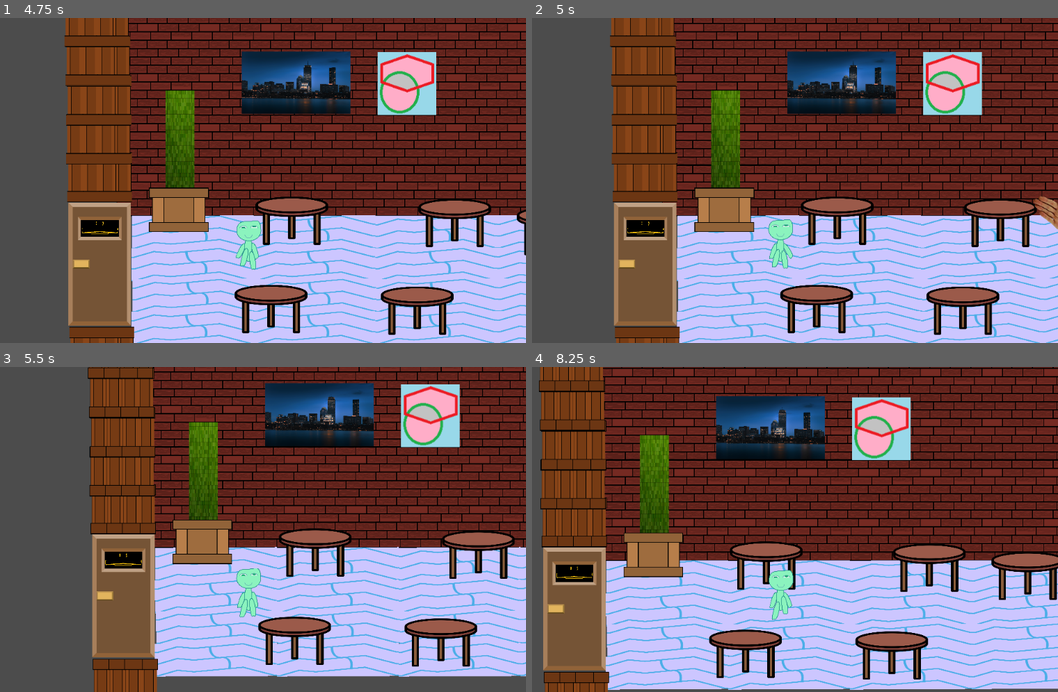
Above: before the commit, frames 1-4 (two rows, left to right).
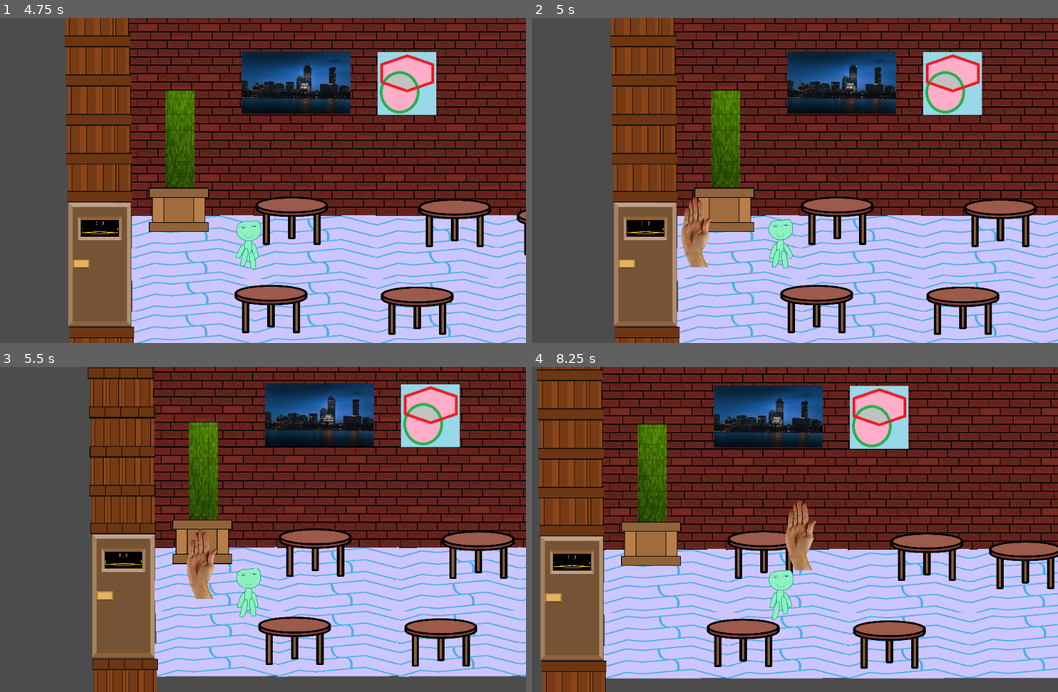
Above: after the commit, the same moments.

Repository: AGarciaNY/impossible_five_game_jam2023
Game: Godot game, scene res://game/gameplay.tscn
Two runs of this game, one before a commit and one after it. Both use one fixed random seed, a clock stepped at 60 frames per second and the inputs below. This scene is started directly instead of the project's main scene.
Inputs:
- Up to frame 1 (4.75 s): tap Enter at 0.5 s; hold Right (ui_right) 0.53-1.28 s; hold Down (ui_down) 1.28-2.03 s; hold Right (ui_right) 2.03-2.78 s; hold Up (ui_up) 2.78-3.53 s; hold Left (ui_left) from 3.53 s (still down)
- Up to frame 2 (5 s): keep holding Left (ui_left)
- Up to frame 3 (5.5 s): release Left (ui_left) at 5.03 s; hold Down (ui_down) from 5.03 s (still down)
- Up to frame 4 (8.25 s): release Down (ui_down) at 5.78 s; hold Right (ui_right) 5.78-6.53 s; hold Up (ui_up) 6.53-7.28 s; hold Right (ui_right) 7.28-8.03 s; hold Down (ui_down) from 8.03 s (still down)

Frame 1 is identical in both runs. In frame 2, 1.0% of the frame differs, in the area x 28-100%, y 54-77%; in frame 3, 0.6%; in frame 4, 48%, in the area x 0-100%, y 0-100%.

Commit message:
feat: made customers move to the right

Diff:
--- a/customer/customer.gd
+++ b/customer/customer.gd
@@ -1,5 +1,7 @@
-extends RigidBody2D
+extends KinematicBody2D
 
+var velocity = Vector2(0,0)
+var speed = 100
 
 # Declare member variables here. Examples:
 # var a = 2
@@ -10,12 +12,18 @@
 func _ready():
 	pass
 
-
+func _process(delta):
+	move_coustomer()
+	pass
+func move_coustomer():
+	velocity.x = speed
+	velocity.y -= 0
+	velocity = move_and_slide(velocity, Vector2.UP)
 # Called every frame. 'delta' is the elapsed time since the previous frame.
 #func _process(delta):
 #	pass
 
 
 func _on_VisibilityNotifier2D_screen_exited():
-	queue_free()
+	#queue_free()
 	pass # Replace with function body.
--- a/customer/customer.tscn
+++ b/customer/customer.tscn
@@ -5,9 +5,9 @@
 
 [sub_resource type="CapsuleShape2D" id=1]
 radius = 30.0
-height = 80.0
+height = 0.0
 
-[node name="RigidBody2D" type="RigidBody2D"]
+[node name="RigidBody2D" type="KinematicBody2D"]
 script = ExtResource( 2 )
 
 [node name="Hand" type="Sprite" parent="."]
@@ -16,7 +16,7 @@
 texture = ExtResource( 1 )
 
 [node name="CollisionShape2D" type="CollisionShape2D" parent="."]
-position = Vector2( 2, 6 )
+position = Vector2( 5, 46 )
 shape = SubResource( 1 )
 
 [node name="VisibilityNotifier2D" type="VisibilityNotifier2D" parent="."]
--- a/game/gameplay.gd
+++ b/game/gameplay.gd
@@ -1,4 +1,6 @@
 extends Node
+
+var numberOfCustomer = 0
 
 export(PackedScene) var customer_node
 # Declare member variables here. Examples:
@@ -8,6 +10,7 @@
 
 # Called when the node enters the scene tree for the first time.
 func _ready():
+	randomize()
 	$customerTimer.start()
 	pass # Replace with function body.
 
@@ -18,20 +21,18 @@
 
 
 func _on_customerTimer_timeout():
-	print("hi")
-	var mob = customer_node.instance()
+	if numberOfCustomer < 5:
+		print("numberOfCustomer",numberOfCustomer)
+		var mob = customer_node.instance()
 
-	var mob_spawn_location = get_node("Path2D/MobSpawnLocation")
-	mob_spawn_location.offset = randi()
+		var mob_spawn_location = get_node("Path2D/MobSpawnLocation")
 
-	var direction = mob_spawn_location.rotation + PI / 2
+		mob_spawn_location.offset = randi() % 100
 
-	mob.position = mob_spawn_location.position
+		mob.position = mob_spawn_location.position
 
-	direction += rand_range( -PI/4, PI/4)
-	mob.rotation = direction
+		var velocity = Vector2(0, 200)
 
-	var velocity = Vector2(rand_range(150,250), 0.0)
-	mob.linear_velocity = velocity.rotated(direction)
 
-	add_child(mob)
+		add_child(mob)
+		numberOfCustomer += 1
--- a/kitchen/kitchen.tscn
+++ b/kitchen/kitchen.tscn
@@ -87,7 +87,7 @@
 
 [sub_resource type="AnimatedTexture" id=7]
 
-[node name="Node" type="Node"]
+[node name="Node2" type="Node"]
 __meta__ = {
 "_edit_vertical_guides_": [ 2221.0 ]
 }
